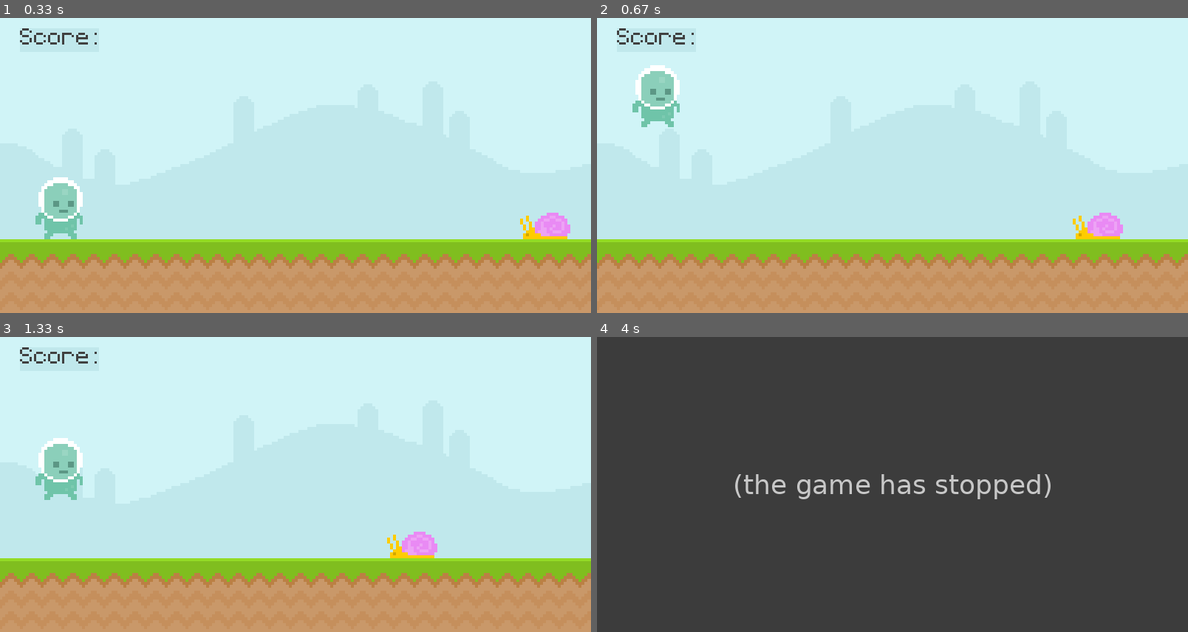
Above: before the commit, frames 1-4 (two rows, left to right).
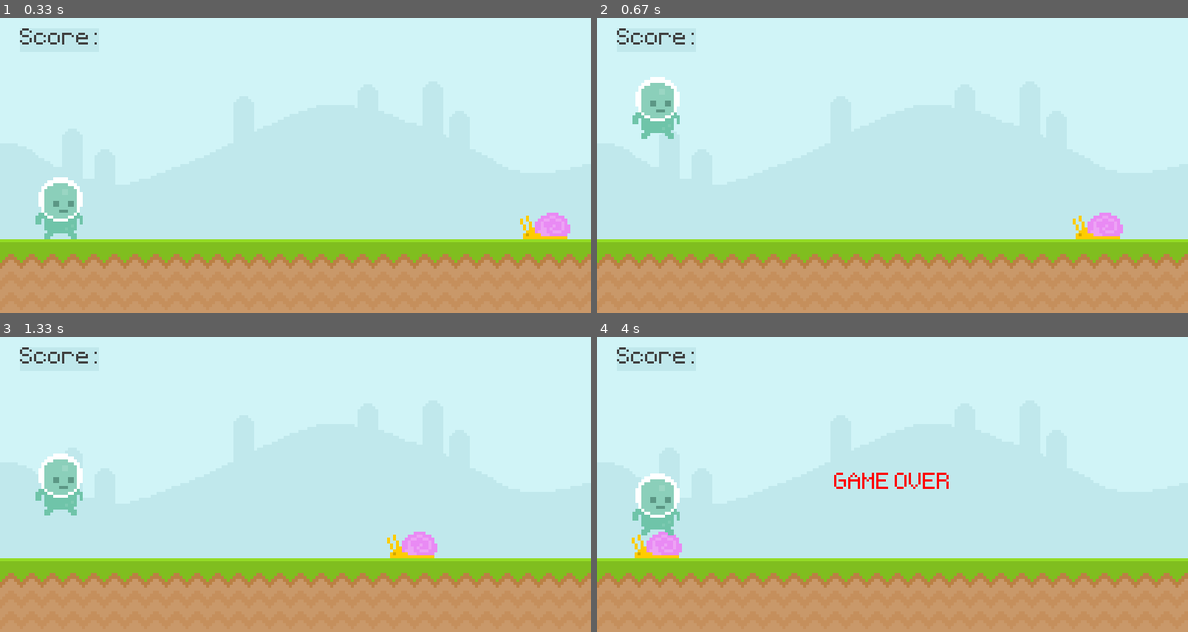
Above: after the commit, the same moments.

Repository: marvneo/pygame-intro
Game: pygame game, started from main.py
The game is run twice, just before and just after one commit, with the same random seed, the same clock (stepped at 60 frames per second) and the same inputs.
Inputs (mouse positions are in pixels of both pictures, inside the frame that each line leads up to):
- Up to frame 1 (0.33 s): no input
- Up to frame 2 (0.67 s): tap Space at 0.33 s
- Up to frame 3 (1.33 s): tap Space at 1.23 s
- Up to frame 4 (4 s): tap Space at 1.53, 3.13 s; click (656, 525) at 2.22 s

Frame 1 is identical in both runs. In frame 2, 1.2% of the frame differs, in the area x 6-14%, y 16-41%; in frame 3, 1.3%; in frame 4, 100%, in the area x 0-100%, y 0-100%.
Before the commit the program exited at 3.72 s; later frames show no game.

Commit message:
add game over screen and restart functionality

Diff:
--- a/main.py
+++ b/main.py
@@ -13,6 +13,9 @@
 # necessary for frame rate control
 clock = pygame.time.Clock()
 
+game_active = True
+
+# font type
 test_font = pygame.font.Font('font/Pixeltype.ttf', 50)
 
 # creates surface
@@ -30,7 +33,9 @@
 player_surface = pygame.image.load('graphics/player/player_walk_1.png').convert_alpha()
 player_rect = player_surface.get_rect(midbottom = (80,300))
 player_gravity = 0
-
+# game over
+game_over_text = test_font.render('GAME OVER', False, 'red').convert()
+game_over_rect = game_over_text.get_rect(center =(400,200))
 
 # runs game
 while True:
@@ -43,35 +48,50 @@
         # jumping
         if event.type == pygame.MOUSEBUTTONDOWN:
             if player_rect.collidepoint(event.pos) and player_rect.bottom == 300:
-                player_gravity -= 16
+                player_gravity -= 11
         if event.type == pygame.KEYDOWN:
             if event.key == pygame.K_SPACE and player_rect.bottom == 300:
-                player_gravity -= 16
+                player_gravity -= 11
 
-    # renders animation
-    screen.blit(sky_surface,(0,0))
-    screen.blit(ground_surface,(0,300))
-    pygame.draw.rect(screen, '#c0e8ec', score_rect)
-    pygame.draw.rect(screen, '#c0e8ec', score_rect, 10)
-    screen.blit(score_surface, score_rect)
-    # snail movement
-    snail_rect.left -= snail_accel
-    # loops snail when it leaves the screen
-    if snail_rect.right < -100:
-        snail_rect.left = 800
-    screen.blit(snail_surface, snail_rect)
-    # player movements
-    player_gravity += .8
-    player_rect.y += player_gravity
-    if player_rect.bottom >= 300:
-        player_rect.bottom = 300
-        player_gravity = 0
-    screen.blit(player_surface, player_rect)
+        if not game_active:
+            if event.type == pygame.KEYDOWN and event.key == pygame.K_SPACE:
+                game_active = True
+                snail_rect.left = 900
 
-    # handles collisions
-    if snail_rect.colliderect(player_rect):
-        pygame.quit()
-        exit()
+    if game_active:
+        # renders animation
+        screen.blit(sky_surface,(0,0))
+        screen.blit(ground_surface,(0,300))
+        pygame.draw.rect(screen, '#c0e8ec', score_rect)
+        pygame.draw.rect(screen, '#c0e8ec', score_rect, 10)
+        screen.blit(score_surface, score_rect)
+        # snail movement
+        snail_rect.left -= snail_accel
+        # loops snail when it leaves the screen
+        if snail_rect.right < -100:
+            snail_rect.left = 900
+        screen.blit(snail_surface, snail_rect)
+        # player movements
+        player_gravity += .4
+        player_rect.y += player_gravity
+        if player_rect.bottom >= 300:
+            player_rect.bottom = 300
+            player_gravity = 0
+        screen.blit(player_surface, player_rect)
+
+        # handles collisions
+        if snail_rect.colliderect(player_rect):
+            game_active = False
+
+    else:
+        screen.blit(game_over_text, game_over_rect)
+
+        for event in pygame.event.get():
+            if event.type == pygame.QUIT:
+                pygame.quit()
+                exit()
+
+
 
     pygame.display.update()
     clock.tick(60)
